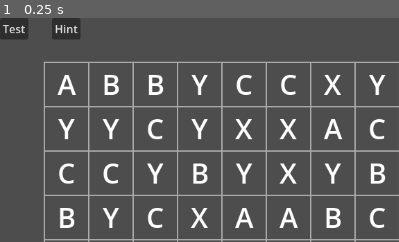
Above: before the commit, frame 1.
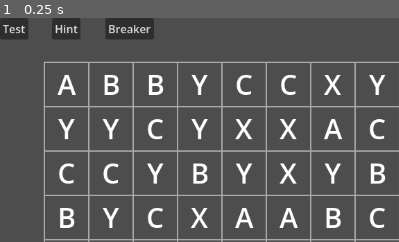
Above: after the commit, the same moment.

Repository: fehudma/godot_projects
Game: Godot game, scene res://Scenes/game.tscn
Same seed, same stepped clock (60 frames per second), same inputs: the game is played once before the commit and once after it.
Inputs:
- Up to frame 1 (0.25 s): no input
The pictures show only the part of the screen within x 0-50%, y 0-50%; the shares and areas given below are measured in that part.

The runs differ from the first frame. In frame 1, 1.0% of the frame differs, in the area x 26-39%, y 0-10%.

Commit message:
added signal for Breaker button

Diff:
--- a/Scenes/board.gd
+++ b/Scenes/board.gd
@@ -577,6 +577,7 @@
 
 
 func _on_hint_button_pressed() -> void:
+	print("Hint requested")
 	if input_locked:
 		return
 
@@ -606,6 +607,11 @@
 	second_piece.set_selected(false)
 
 	input_locked = false
+
+
+func _on_breaker_button_pressed() -> void:
+	print("Breaker activated")
+
 
 func _on_test_button_pressed() -> void:
 	#collapse_column(0)
--- a/Scenes/game.tscn
+++ b/Scenes/game.tscn
@@ -19,5 +19,12 @@
 offset_bottom = 31.0
 text = "Hint"
 
+[node name="BreakerButton" type="Button" parent="." unique_id=476545329]
+offset_left = 152.0
+offset_right = 222.0
+offset_bottom = 31.0
+text = "Breaker"
+
 [connection signal="pressed" from="TestButton" to="Board" method="_on_test_button_pressed"]
 [connection signal="pressed" from="HintButton" to="Board" method="_on_hint_button_pressed"]
+[connection signal="pressed" from="BreakerButton" to="Board" method="_on_breaker_button_pressed"]
